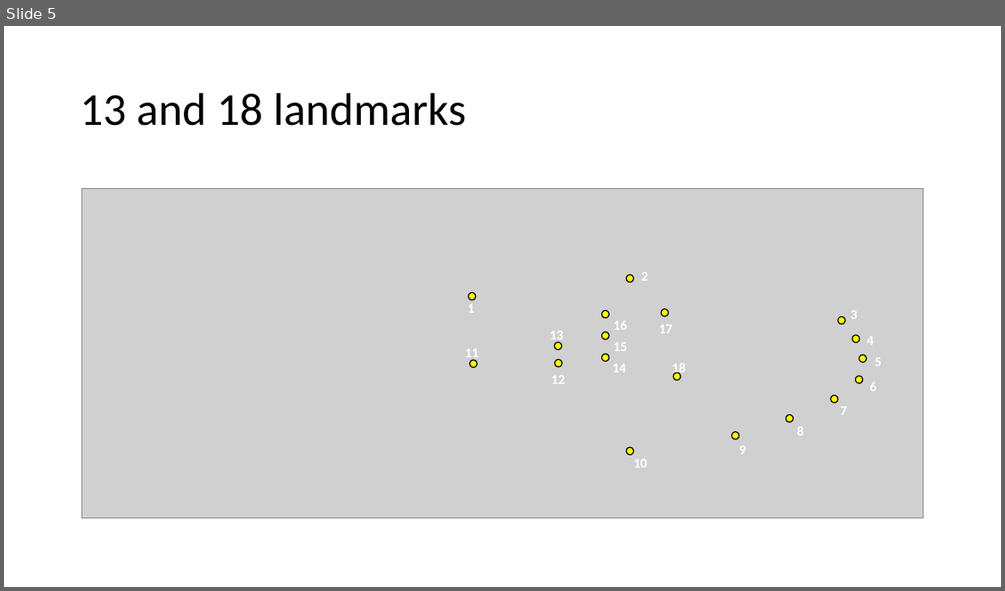
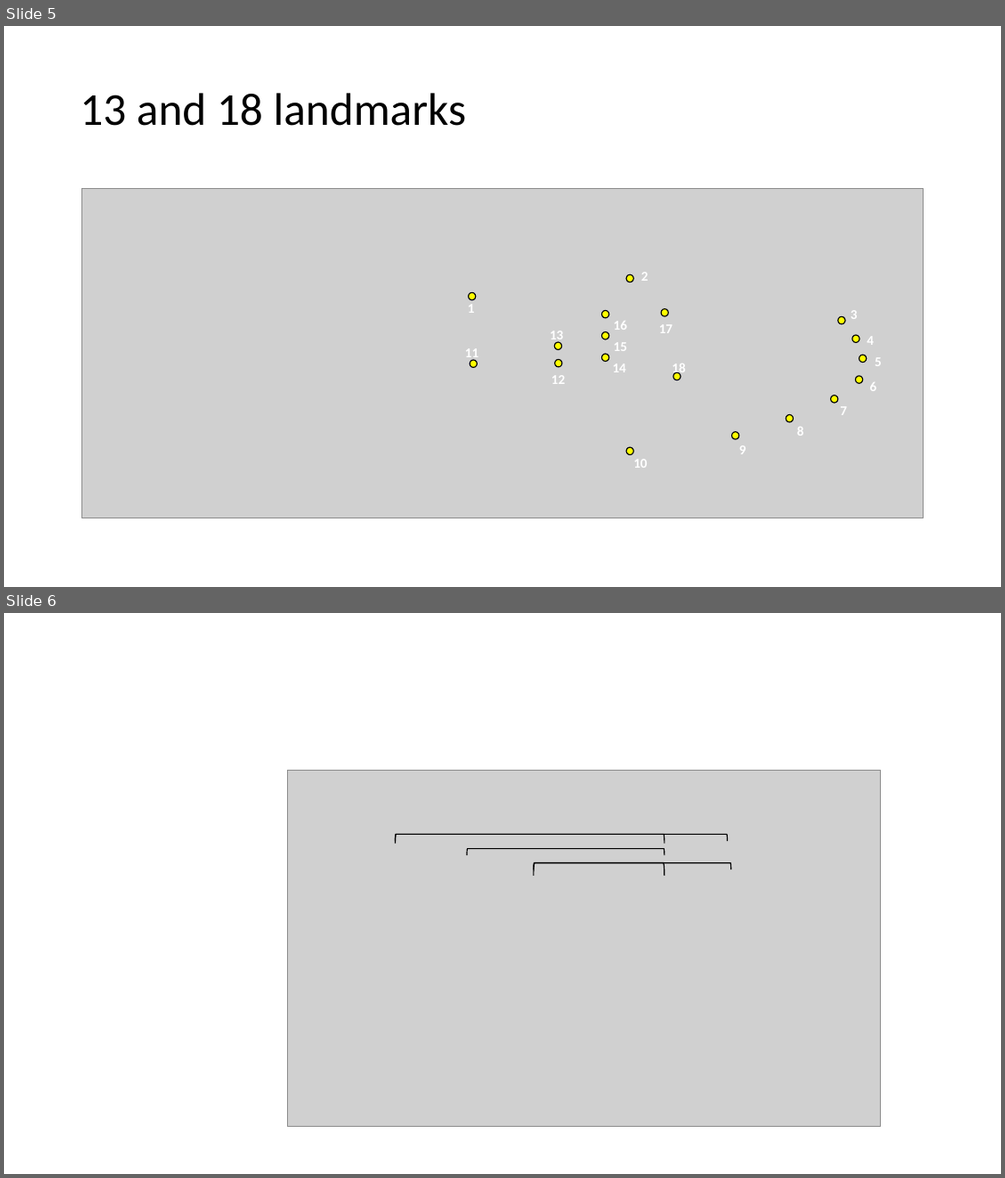
Before and after one commit to Virchu/wingproj, a slide deck: Wing figures and images/Wing images.pptx. Shown one above the other, each under a label of ours: slide 5 before the commit, slides 5 and 6 after it. The pictures are 1005x591 and 1005x1178 pixels, drawn with LibreOffice and Linux fonts; fonts in the diff are those of the drawing; grey boxes stand for pictures. Boxes give left, top, right and bottom in pixels: in the first picture for what was removed or moved away, otherwise in the second. Text is boxed around its words. In the diff, an @@ line names an element or a change of style, - is before the commit and + after.

```diff
--- a/Wing figures and images/Wing images.pptx
+++ b/Wing figures and images/Wing images.pptx
@@ slide 6 added at (x1=4, y1=613, x2=1001, y2=1174), background #FFFFFF @@
@@ picture added at (x1=287, y1=770, x2=881, y2=1126) @@
@@ left bracket added at (x1=395, y1=835, x2=664, y2=844), outline #000000 1 pt @@
@@ left bracket added at (x1=396, y1=834, x2=728, y2=841), outline #000000 1 pt @@
@@ left bracket added at (x1=468, y1=848, x2=664, y2=855), outline #000000 1 pt @@
@@ left bracket added at (x1=534, y1=863, x2=664, y2=876), outline #000000 1 pt @@
@@ left bracket added at (x1=534, y1=863, x2=731, y2=870), outline #000000 1 pt @@
```
Also in this commit, not shown: 2 other slides added, 3 other files.
